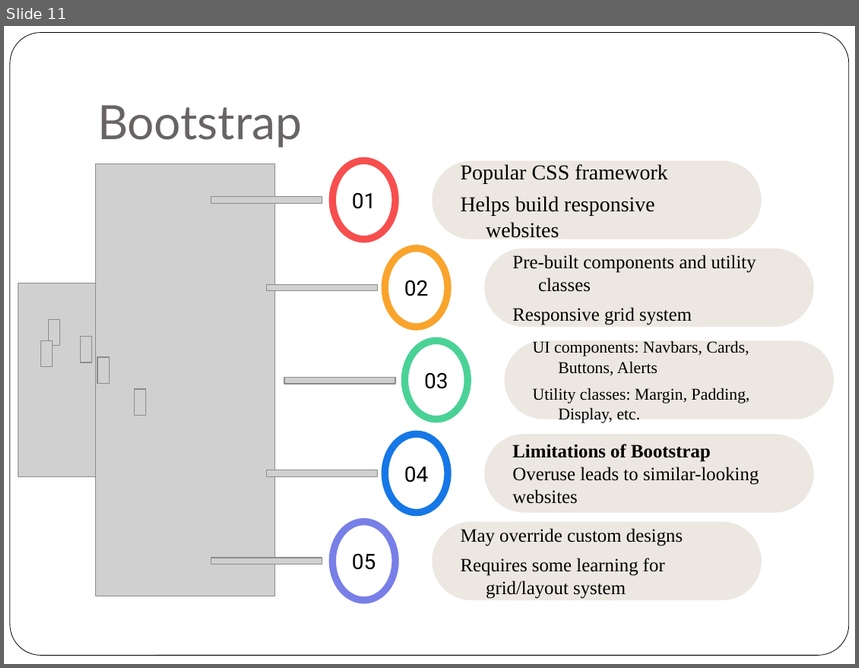
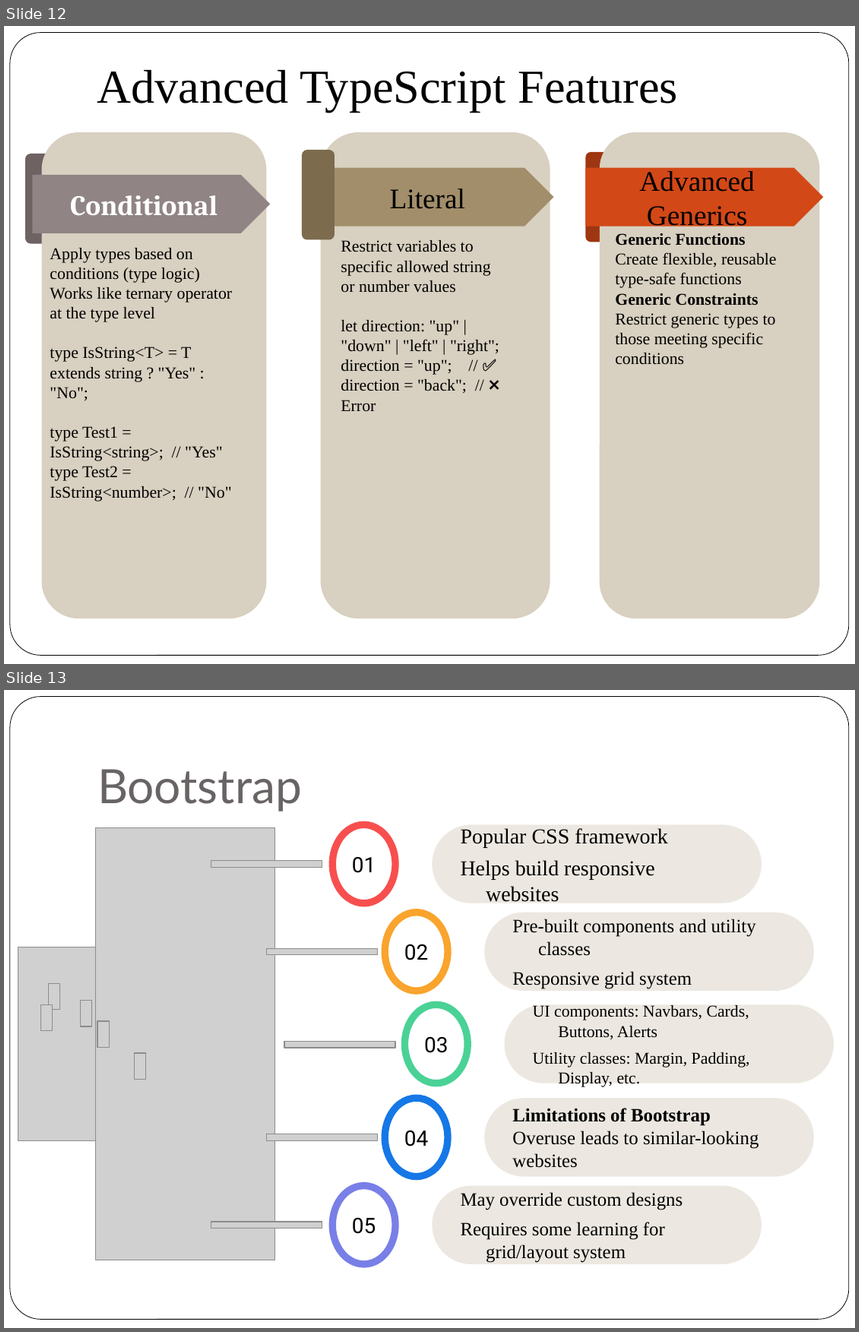
Before and after one commit to rosemarythomas994/VueR-assignment, a slide deck: Presentation Assignment.pptx. Shown one above the other, each under a label of ours: slide 11 before the commit, slides 12 and 13 after it. The pictures are 859x668 and 859x1332 pixels, drawn with LibreOffice and Linux fonts; fonts in the diff are those of the drawing; grey boxes stand for pictures. Boxes give left, top, right and bottom in pixels: in the first picture for what was removed or moved away, otherwise in the second. Text is boxed around its words. In the diff, an @@ line names an element or a change of style, - is before the commit and + after.

```diff
--- a/Presentation Assignment.pptx
+++ b/Presentation Assignment.pptx
@@ slide 12 added at bbox=[4, 26, 855, 664], background #FFFFFF; not listed: 1 template element that a slide beside it also shows @@
@@ text added at bbox=[97, 69, 678, 112], 40 pt, text #000000 @@
+Advanced TypeScript Features
@@ group added at bbox=[25, 132, 823, 620]: 6 rounded rectangles, 3 pentagon arrows, 3 texts @@
+Conditional
+Literal
+Advanced Generics
+Restrict variables to specific allowed string or number values
+let direction: "up" | "down" | "left" | "right";
+direction = "up"; // ✅
+direction = "back"; // ❌ Error
+Apply types based on conditions (type logic)
+Works like ternary operator at the type level
+type IsString<T> = T extends string ? "Yes" : "No";
+type Test1 = IsString<string>; // "Yes"
+type Test2 = IsString<number>; // "No"
+Generic Functions
+Create flexible, reusable type-safe functions
+Generic Constraints
+Restrict generic types to those meeting specific conditions
@@ what was slide 11 is now slide 13 @@
```
Also in this commit, not shown: 1 slide changed, 5 other slides added, 1 slide removed, 41 other files.
